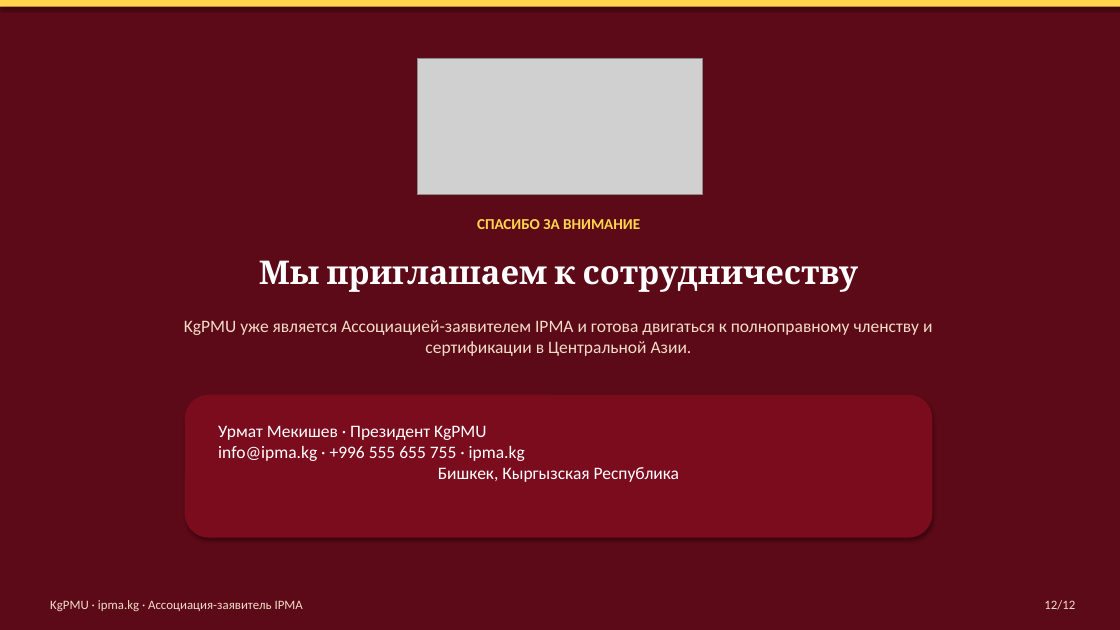
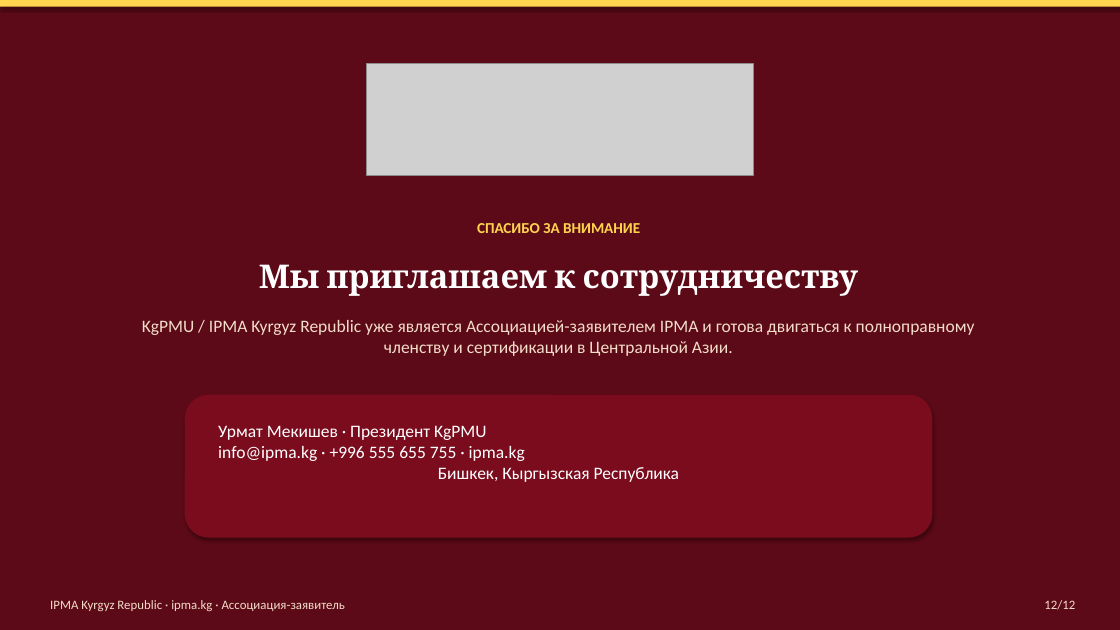
Before and after one commit to umekishev/umekishev, a slide deck: slide 12 of presentations/IPMA_Kyrgyzstan_CoD_Presentation.pptx. Drawn at 1120x630 pixels with LibreOffice and Linux fonts; fonts in the diff are those of the drawing; grey boxes stand for pictures. Boxes give left, top, right and bottom in pixels: in the first picture for what was removed or moved away, otherwise in the second. Text is boxed around its words. In the diff, an @@ line names an element or a change of style, - is before the commit and + after.

```diff
--- a/presentations/IPMA_Kyrgyzstan_CoD_Presentation.pptx
+++ b/presentations/IPMA_Kyrgyzstan_CoD_Presentation.pptx
@@ picture resized from (x1=418, y1=59, x2=703, y2=194) to (x1=367, y1=63, x2=754, y2=176) @@
@@ text "СПАСИБО ЗА ВНИМАНИЕ" moved from (x1=477, y1=219, x2=640, y2=229) to (x1=477, y1=223, x2=640, y2=233) @@
@@ text "Мы приглашаем к сотрудничеству" moved from (x1=259, y1=260, x2=859, y2=292) to (x1=259, y1=264, x2=859, y2=296) @@
@@ text at (x1=142, y1=320, x2=975, y2=356): text changed @@
-KgPMU уже является Ассоциацией-заявителем IPMA и готова двигаться к полноправному членству и сертификации в Центральной Азии.
+KgPMU / IPMA Kyrgyz Republic уже является Ассоциацией-заявителем IPMA и готова двигаться к полноправному членству и сертификации в Центральной Азии.
@@ text at (x1=50, y1=600, x2=345, y2=611): text changed @@
-KgPMU · ipma.kg · Ассоциация-заявитель IPMA
+IPMA Kyrgyz Republic · ipma.kg · Ассоциация-заявитель
```
Also in this commit, not shown: 11 other slides changed, 8 other files.
